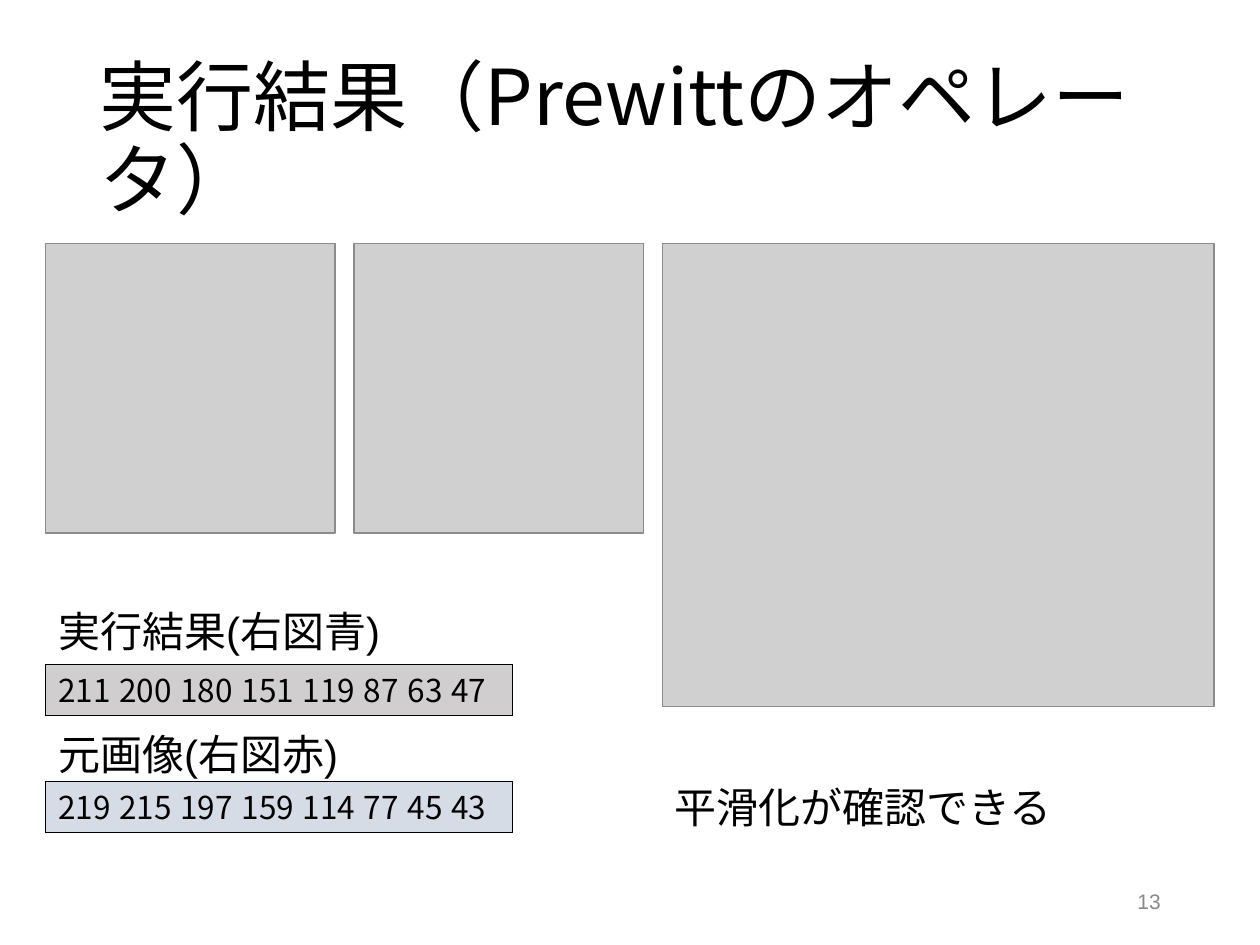
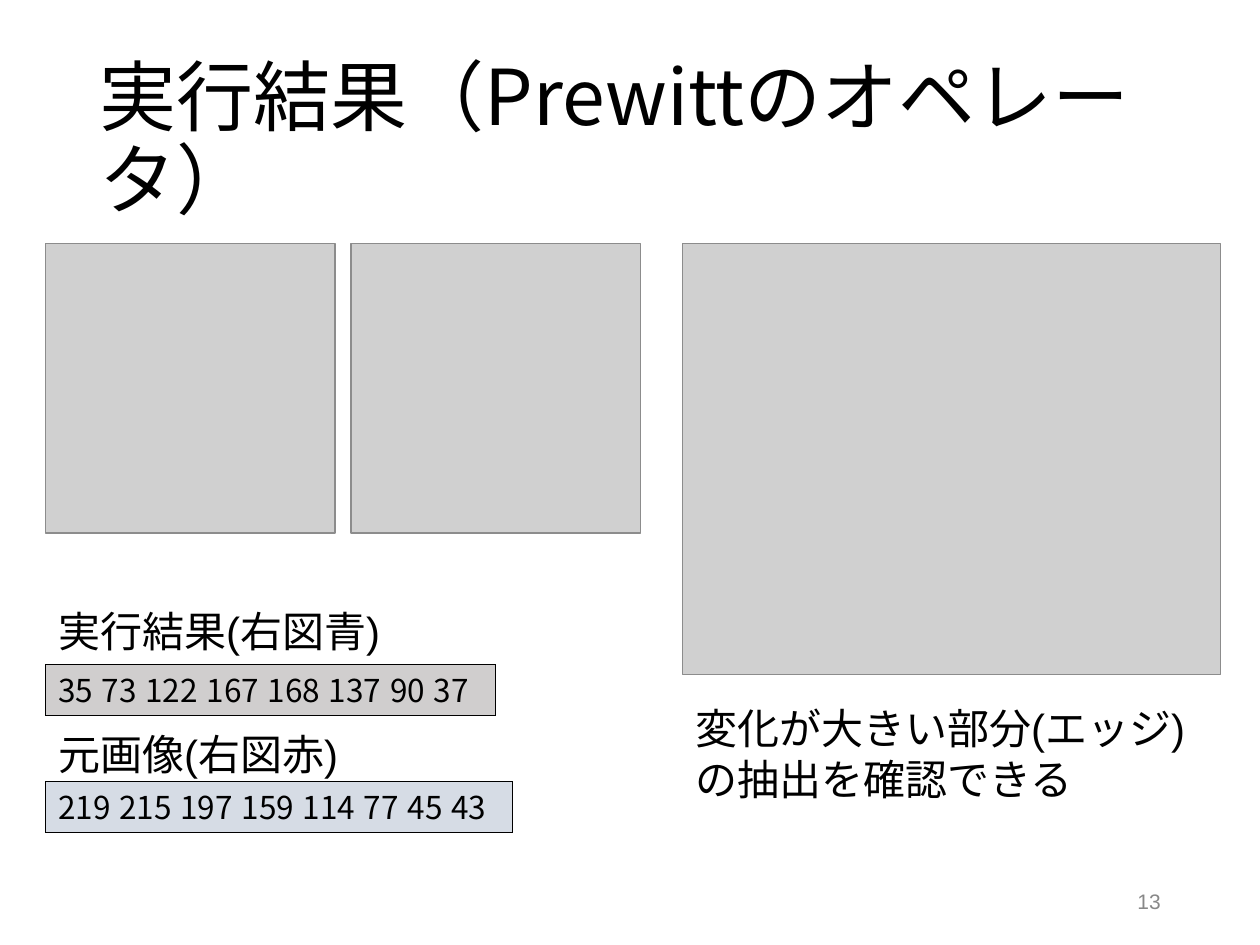
Before and after one commit to tamu0106/IN4_exp, a slide deck: slide 13 of exp_c/slide/exp_C_refine.pptx. Drawn at 1260x945 pixels with LibreOffice and Linux fonts; fonts in the diff are those of the drawing; grey boxes stand for pictures. Boxes give left, top, right and bottom in pixels: in the first picture for what was removed or moved away, otherwise in the second. Text is boxed around its words. In the diff, an @@ line names an element or a change of style, - is before the commit and + after.

```diff
--- a/exp_c/slide/exp_C_refine.pptx
+++ b/exp_c/slide/exp_C_refine.pptx
@@ picture: place and size @@
-picture at <box>663,243,1215,706</box>
+picture at <box>683,243,1221,674</box>
@@ rectangle "35 73 122 167 168 ...": place and size @@
-rectangle "35 73 122 167 168 ..." at <box>45,664,513,714</box>
+rectangle "35 73 122 167 168 ..." at <box>45,664,495,714</box>
@@ text in rectangle at <box>58,678,469,703</box>: text changed @@
-211 200 180 151 119 87 63 47
+35 73 122 167 168 137 90 37
@@ text at <box>695,708,1185,799</box>: text changed @@
-平滑化が確認できる
+変化が大きい部分(エッジ)
+の抽出を確認できる
```
Also in this commit, not shown: 2 other slides changed, 1 slide added, 5 other files.
